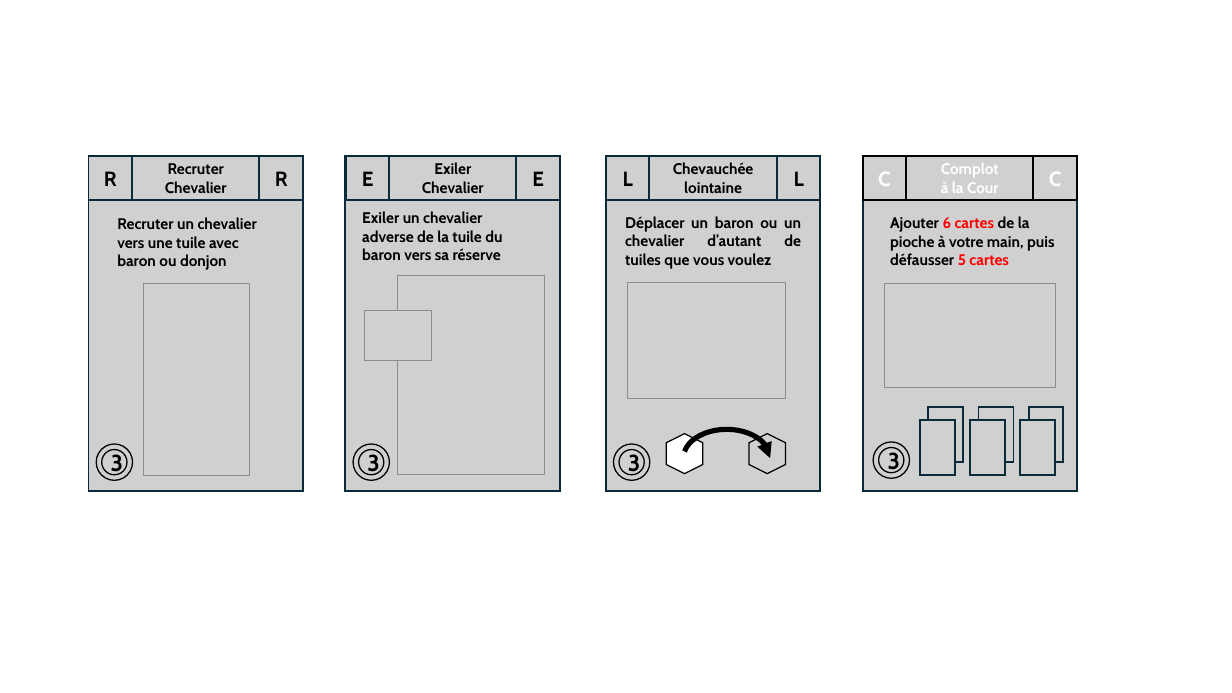
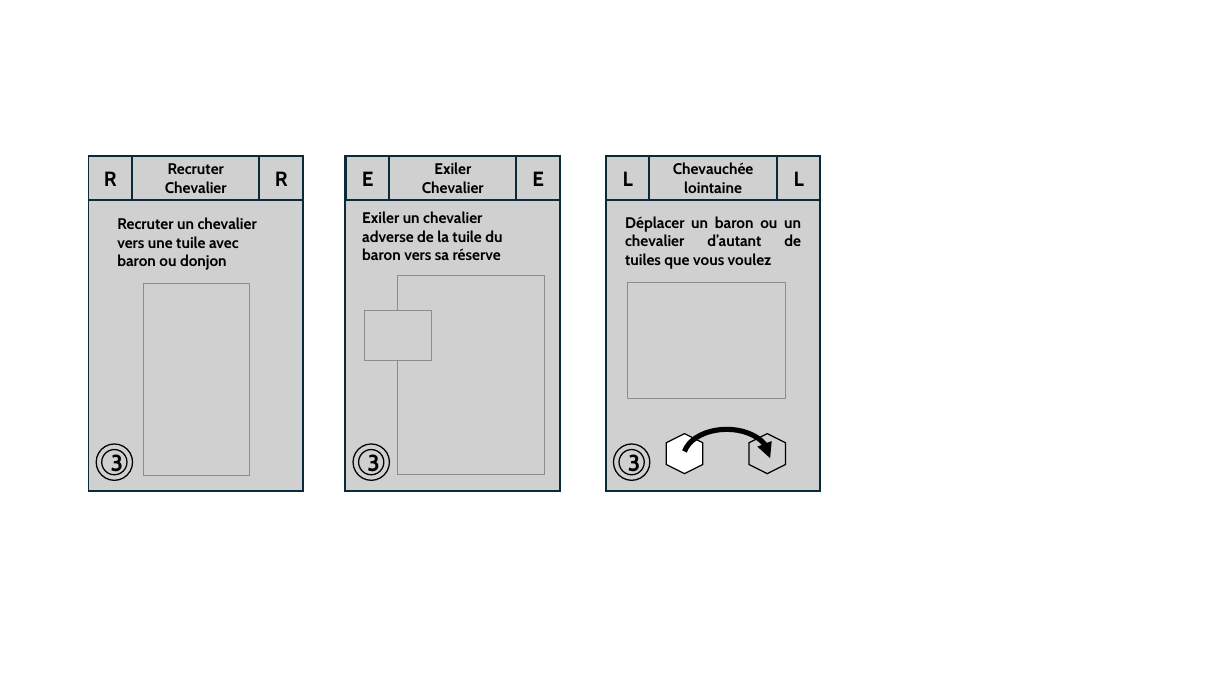
Before and after one commit to LucasBorboleta/Terre-de-Barons, a slide deck: slide 5 of pictures/Deck-fr/Deck-fr.pptx. Drawn at 1232x693 pixels with LibreOffice and Linux fonts; fonts in the diff are those of the drawing; grey boxes stand for pictures. Boxes give left, top, right and bottom in pixels: in the first picture for what was removed or moved away, otherwise in the second. Text is boxed around its words. In the diff, an @@ line names an element or a change of style, - is before the commit and + after.

Commit message:
Cartes Espion et nouveau cycle pour le deck

```diff
--- a/pictures/Deck-fr/Deck-fr.pptx
+++ b/pictures/Deck-fr/Deck-fr.pptx
@@ group removed at (863,156,1078,491): 12 pictures, 1 text @@
-Complot
-à la Cour
-3
-Ajouter 6 cartes de la pioche à votre main, puis défausser 5 cartes
-C
-C
```
Also in this commit, not shown: 1 other slide changed, 6 other files.
